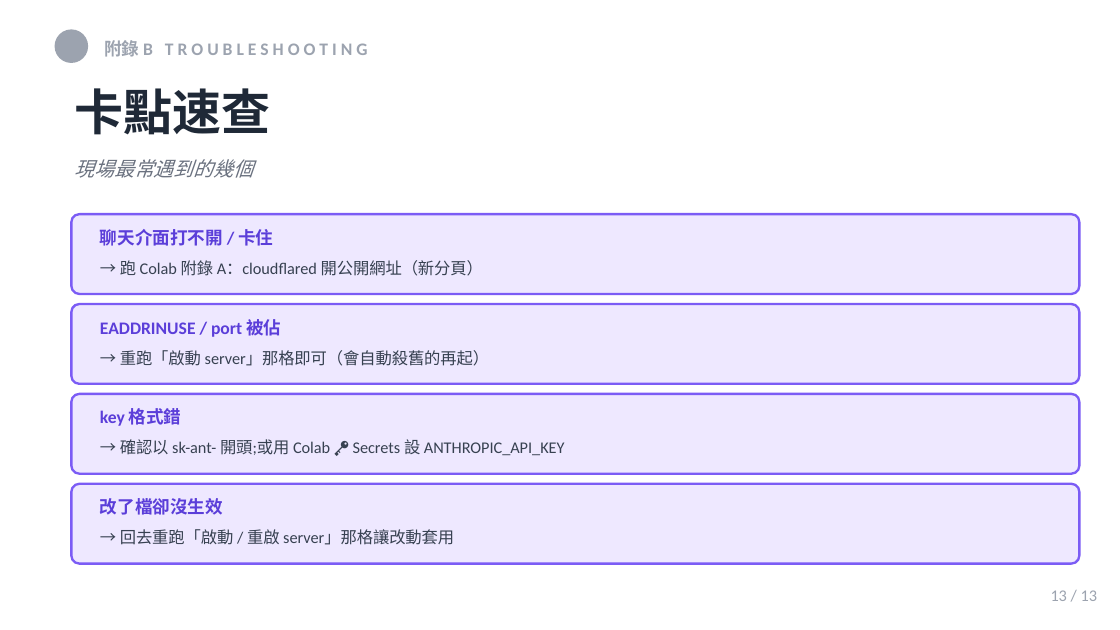
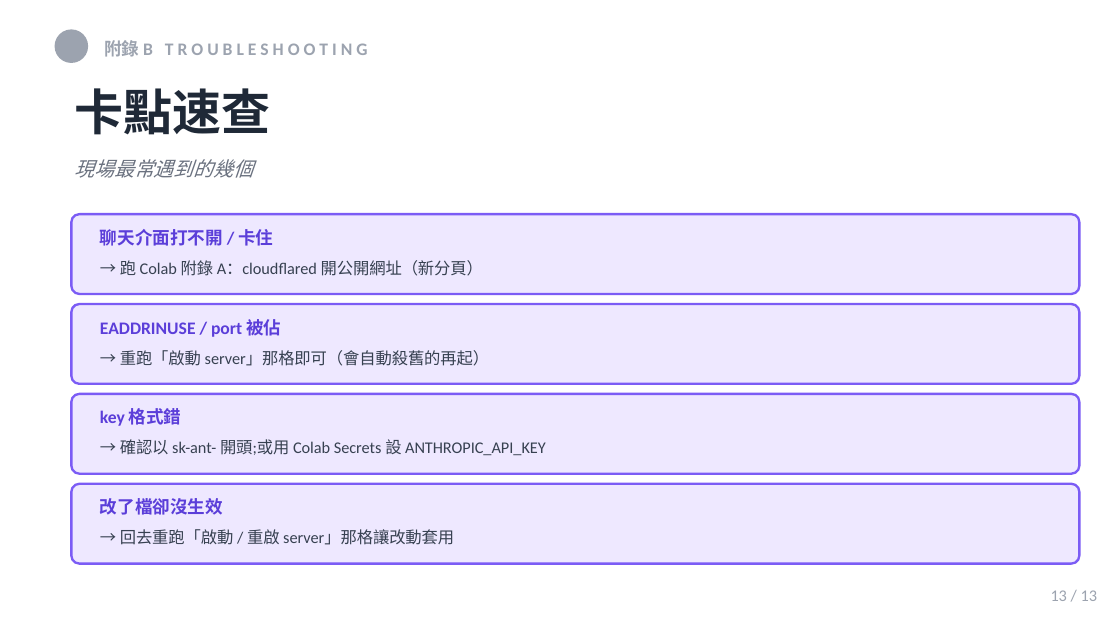
Before and after one commit to UDICatNCHU/nchu-mcp-workshop-2026, a slide deck: slide 13 of slides/04-hands-on-lab.pptx. Drawn at 1120x630 pixels with LibreOffice and Linux fonts; fonts in the diff are those of the drawing. Boxes give left, top, right and bottom in pixels: in the first picture for what was removed or moved away, otherwise in the second. Text is boxed around its words. In the diff, an @@ line names an element or a change of style, - is before the commit and + after.

Commit message:
feat(seg4-slides): 步驟頁加真實程式碼/軌跡 artifact(改善點 2)
hands-on 段原本只「講」程式碼、從不「show」。在三個最具體的時刻放真實 artifact:
- 第1步:加「看得見的 loop」server-log tool_use 軌跡(學員在 Colab 會親眼看到的那串)
- 第2步(L1):「改 docstring」從文字卡換成真實 docstring 程式碼片段
- 第6步(L5):放學員親手寫的 get_today() 真實程式碼(@mcp.tool + datetime)
用既有 dark code_block,概念頁就跟 Colab 實際畫面接起來。
另:清掉 slide 上的 emoji(🔑🔍🚀✏️🔄☰ 在 LibreOffice 會變豆腐),
cue 改以 cell 名稱引導;✓✗→▶ 維持(可正常 render)。

```diff
--- a/slides/04-hands-on-lab.pptx
+++ b/slides/04-hands-on-lab.pptx
@@ text at bbox=[120, 439, 546, 455]: text changed @@
-→ 確認以 sk-ant- 開頭;或用 Colab 🔑 Secrets 設 ANTHROPIC_API_KEY
+→ 確認以 sk-ant- 開頭;或用 Colab Secrets 設 ANTHROPIC_API_KEY
```
Also in this commit, not shown: 5 other slides changed, 1 other file.
